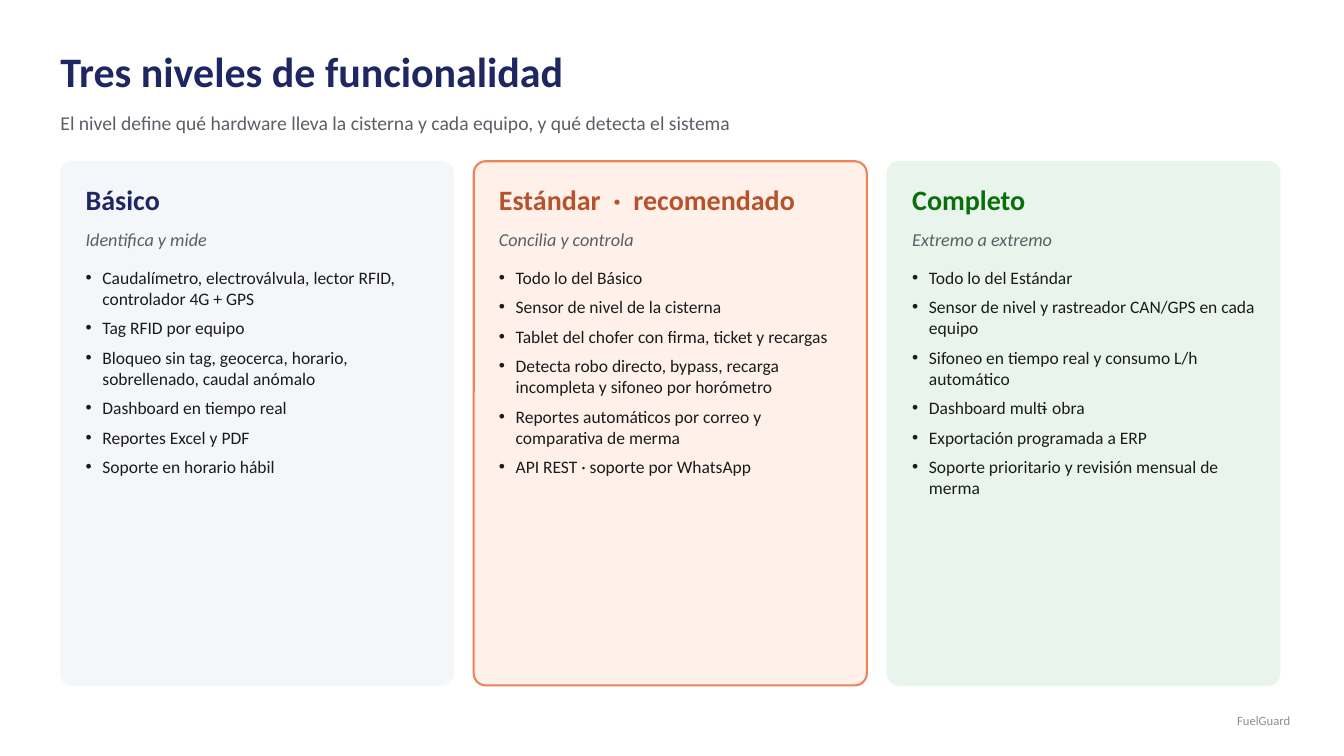
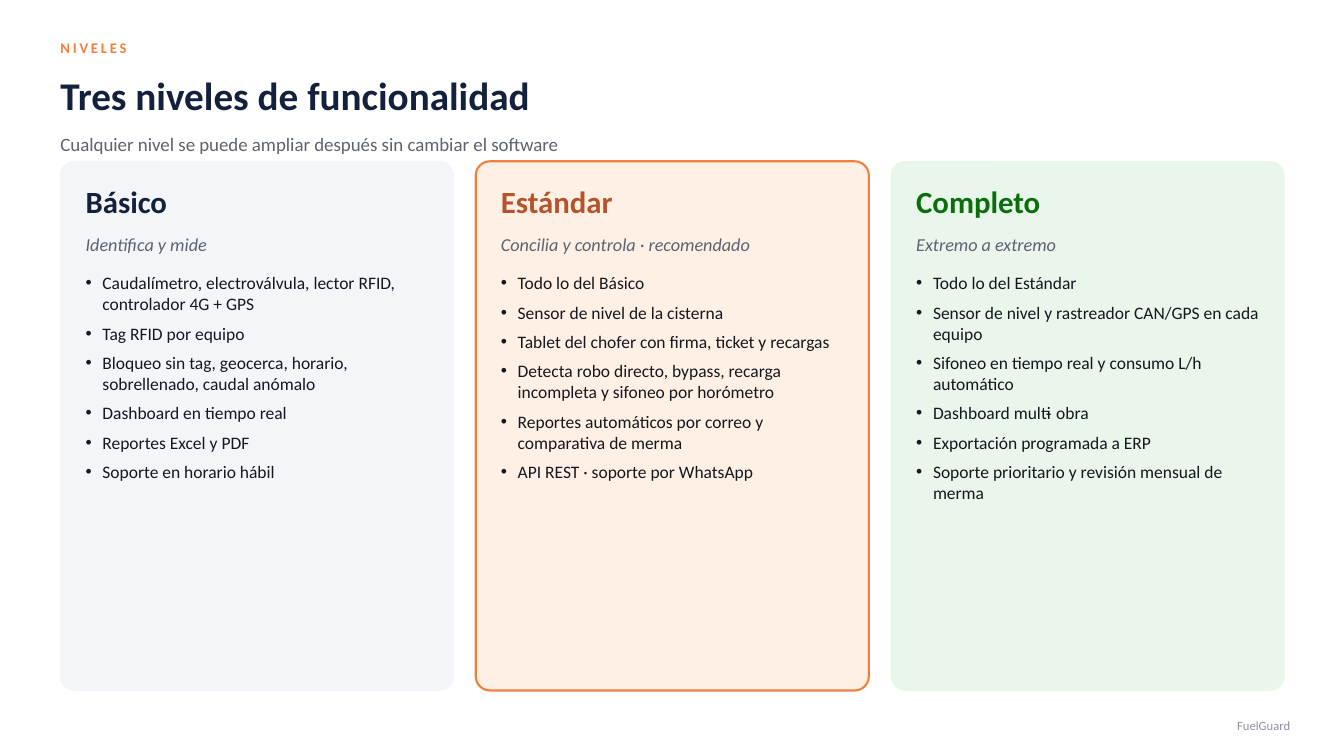
Before and after one commit to ESZO1989/FUELGUARD, a slide deck: slide 9 of docs/presentaciones/FuelGuard-Planes-Comerciales.pptx (slide 8 before the commit). Drawn at 1344x756 pixels with LibreOffice and Linux fonts; fonts in the diff are those of the drawing. Boxes give left, top, right and bottom in pixels: in the first picture for what was removed or moved away, otherwise in the second. Text is boxed around its words. In the diff, an @@ line names an element or a change of style, - is before the commit and + after.

```diff
--- a/docs/presentaciones/FuelGuard-Planes-Comerciales.pptx
+++ b/docs/presentaciones/FuelGuard-Planes-Comerciales.pptx
@@ text added at <box>60,43,126,53</box>, 10.5 pt, text #F0803C, bold @@
+NIVELES
@@ text "Tres niveles de funcionalidad": place and size @@
-text "Tres niveles de funcionalidad" at <box>60,57,563,88</box>
+text "Tres niveles de funcionalidad" at <box>60,82,529,111</box>
@@ text "Tres niveles de funcionalidad" at <box>60,82,529,111</box>: size 30 to 28 pt, text colour #1E2761 to #14213D @@
@@ text removed at <box>60,116,730,133</box> @@
-El nivel define qué hardware lleva la cisterna y cada equipo, y qué detecta el sistema
@@ text added at <box>60,138,558,154</box>, 13.5 pt, text #5B6470 @@
+Cualquier nivel se puede ampliar después sin cambiar el software
@@ rounded rectangle: place and size @@
-rounded rectangle at <box>60,161,454,686</box>
+rounded rectangle at <box>60,161,454,691</box>
@@ rounded rectangle at <box>60,161,454,691</box>: fill #F4F6F9 to #F3F5F9; outline #F4F6F9 0.5 pt to #F3F5F9 0.5 pt; proportions changed @@
@@ text "Básico" at <box>86,191,167,214</box>: size 20 to 22 pt, text colour #1E2761 to #14213D @@
@@ rounded rectangle: place and size @@
-rounded rectangle at <box>474,161,867,686</box>
+rounded rectangle at <box>476,161,869,691</box>
@@ rounded rectangle at <box>476,161,869,691</box>: fill #FFF1EA to #FFF0E6; outline #EC835A 1.5 pt to #F0803C 1.5 pt; proportions changed @@
@@ rounded rectangle: place and size @@
-rounded rectangle at <box>887,161,1280,686</box>
+rounded rectangle at <box>891,161,1285,691</box>
@@ rounded rectangle at <box>891,161,1285,691</box>: fill #E9F5EC to #E8F6EC; outline #E9F5EC 0.5 pt to #E8F6EC 0.5 pt; proportions changed @@
@@ text "Completo" at <box>916,191,1040,218</box>: size 20 to 22 pt @@
@@ text at <box>501,191,613,213</box>: text changed; size 20 to 22 pt @@
-Estándar · recomendado
+Estándar
@@ text "Identifica y mide" at <box>86,238,207,254</box>: text colour #5A5F66 to #5B6470 @@
@@ text at <box>501,238,750,254</box>: text changed; text colour #5A5F66 to #5B6470 @@
-Concilia y controla
+Concilia y controla · recomendado
@@ text "Extremo a extremo" at <box>916,239,1056,251</box>: text colour #5A5F66 to #5B6470 @@
@@ text colour #1B1B1B to #15181D in 3 elements at <box>102,277,396,481</box>, <box>518,277,829,481</box>, <box>933,277,1258,499</box> @@
@@ text "FuelGuard" at <box>1237,721,1290,730</box>: text colour #8A8F96 to #8C93A0 @@
```
Also in this commit, not shown: 13 other slides changed, 1 slide added, 9 other files.
